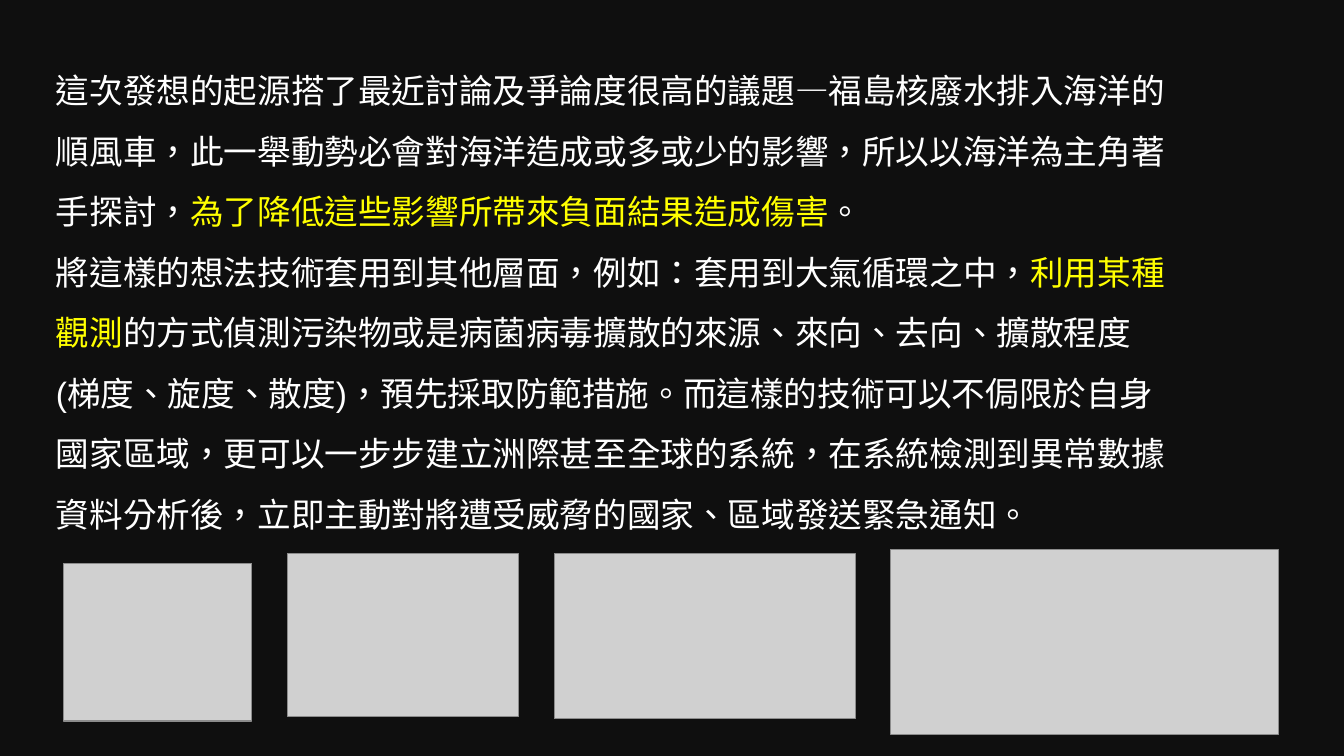
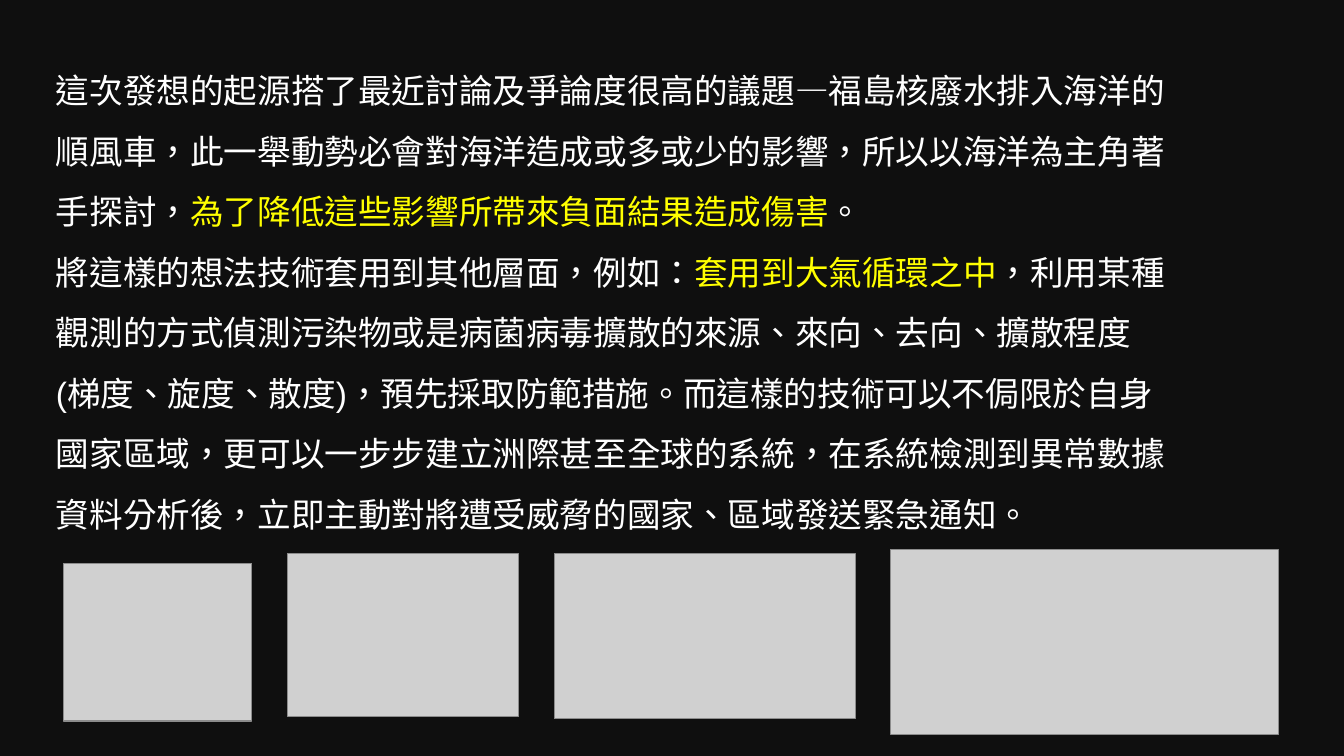
Before and after one commit to Sikako/hackthon, a slide deck: slide 12 of bigdata.pptx. Drawn at 1344x756 pixels with LibreOffice and Linux fonts; fonts in the diff are those of the drawing; grey boxes stand for pictures; background and template pictures are left out; a plain dark background stands for a picture behind light text. Boxes give left, top, right and bottom in pixels: in the first picture for what was removed or moved away, otherwise in the second. Text is boxed around its words. In the diff, an @@ line names an element or a change of style, - is before the commit and + after.

```diff
--- a/bigdata.pptx
+++ b/bigdata.pptx
@@ text at bbox=[56, 256, 1165, 530]: text colour #FFFFFF to #FFFF00, text colour #FFFF00 to #FFFFFF in "將這樣的想法技術套用到其他層面，例如：套用到大氣循環之中，利用某種觀測的方式偵測污染物或是病菌病毒擴散的來源、來向、去向 ..." @@
```
Also in this commit, not shown: 6 other slides changed.
